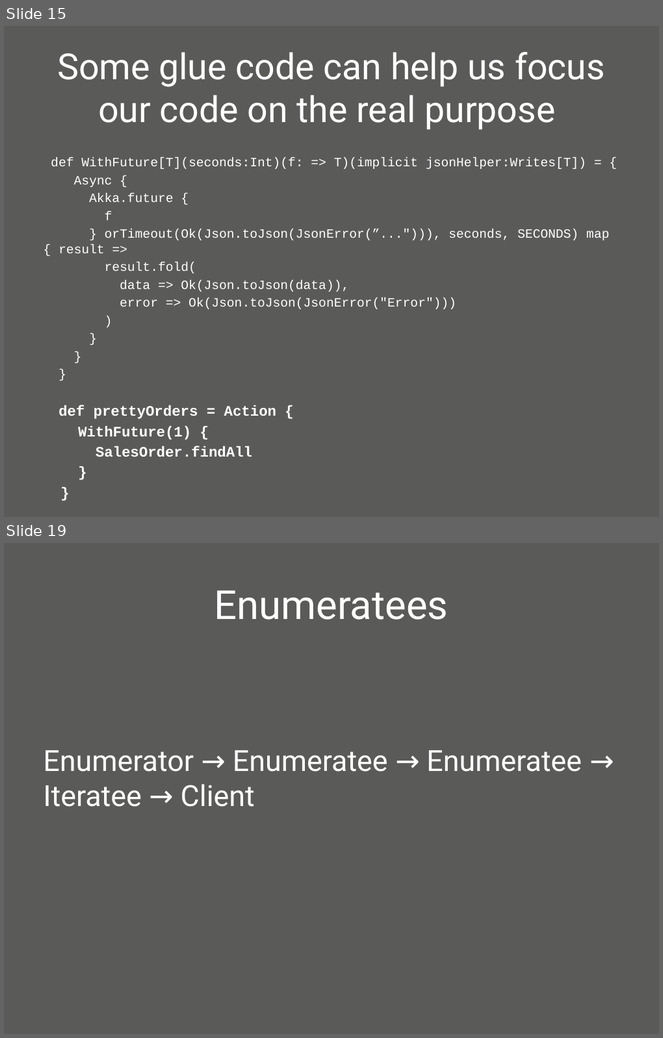
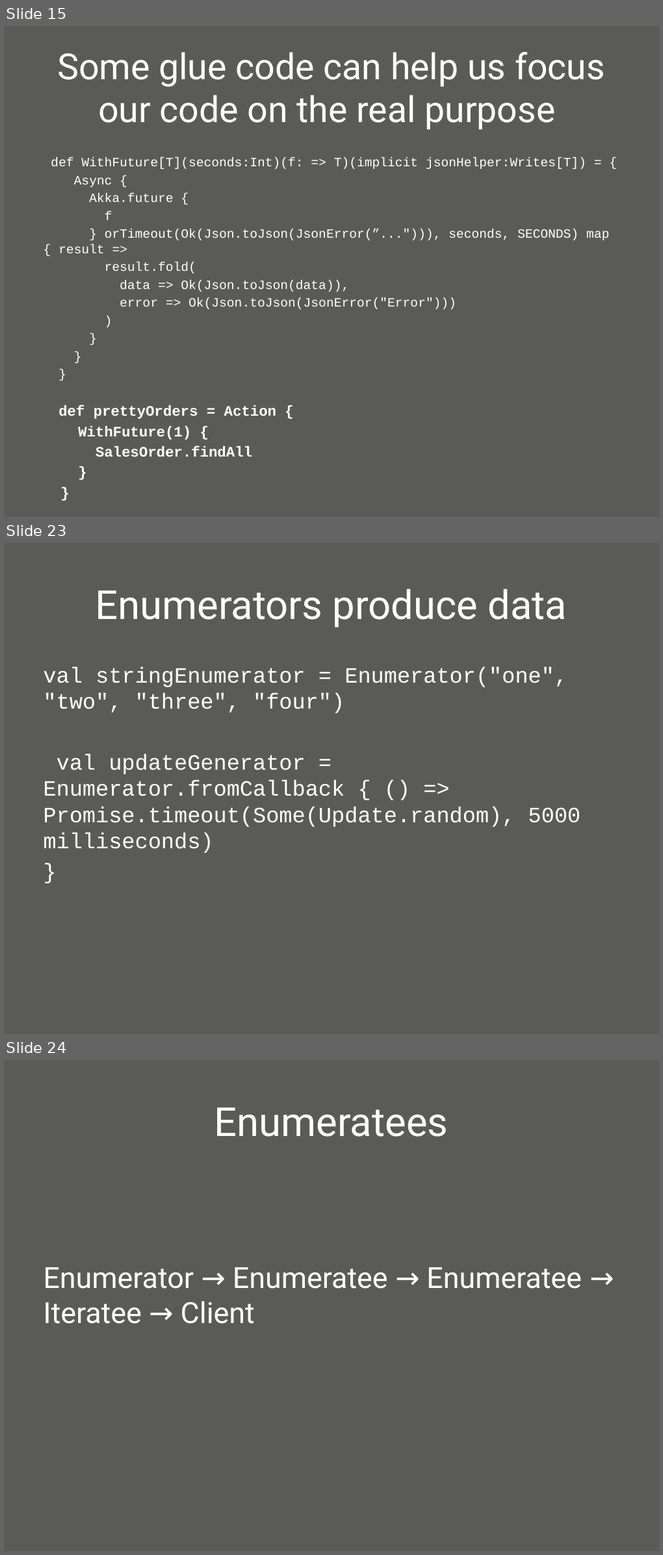
Before and after one commit to oscarrenalias/wjax-2012-play-async-apps, a slide deck: presentation/Asynchronous web apps with Play Framework 2.0.pptx. Shown one above the other, each under a label of ours: slides 15 and 19 before the commit, slides 15, 23 and 24 after it; the slides between them are not shown. The pictures are 663x1038 and 663x1555 pixels, drawn with LibreOffice and Linux fonts; fonts in the diff are those of the drawing; background and template pictures are left out. Boxes give left, top, right and bottom in pixels: in the first picture for what was removed or moved away, otherwise in the second. Text is boxed around its words. In the diff, an @@ line names an element or a change of style, - is before the commit and + after.

```diff
--- a/presentation/Asynchronous web apps with Play Framework 2.0.pptx
+++ b/presentation/Asynchronous web apps with Play Framework 2.0.pptx
@@ slide 23 added at [4,543,659,1034], background picture (left out) @@
@@ title added at [96,589,567,627], 44 pt, text #FFFFFF @@
+Enumerators produce data
@@ text added at [43,667,581,853], 24 pt, text #FFFFFF @@
+val stringEnumerator = Enumerator("one", "two", "three", "four")
+val updateGenerator = Enumerator.fromCallback { () => Promise.timeout(Some(Update.random), 5000 milliseconds)
+}
@@ what was slide 19 is now slide 24 @@
```
Also in this commit, not shown: 7 slides changed, 8 other slides added, 1 slide removed.
